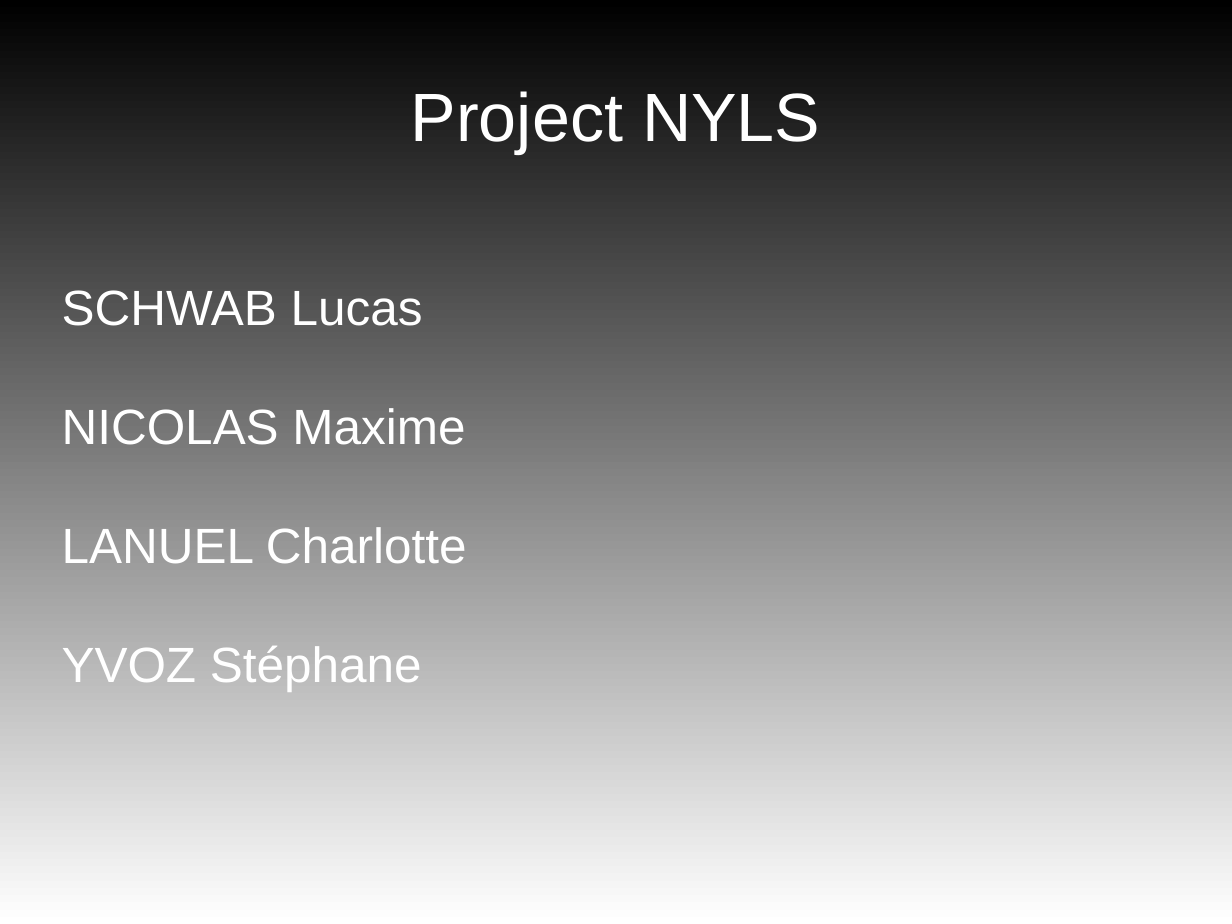
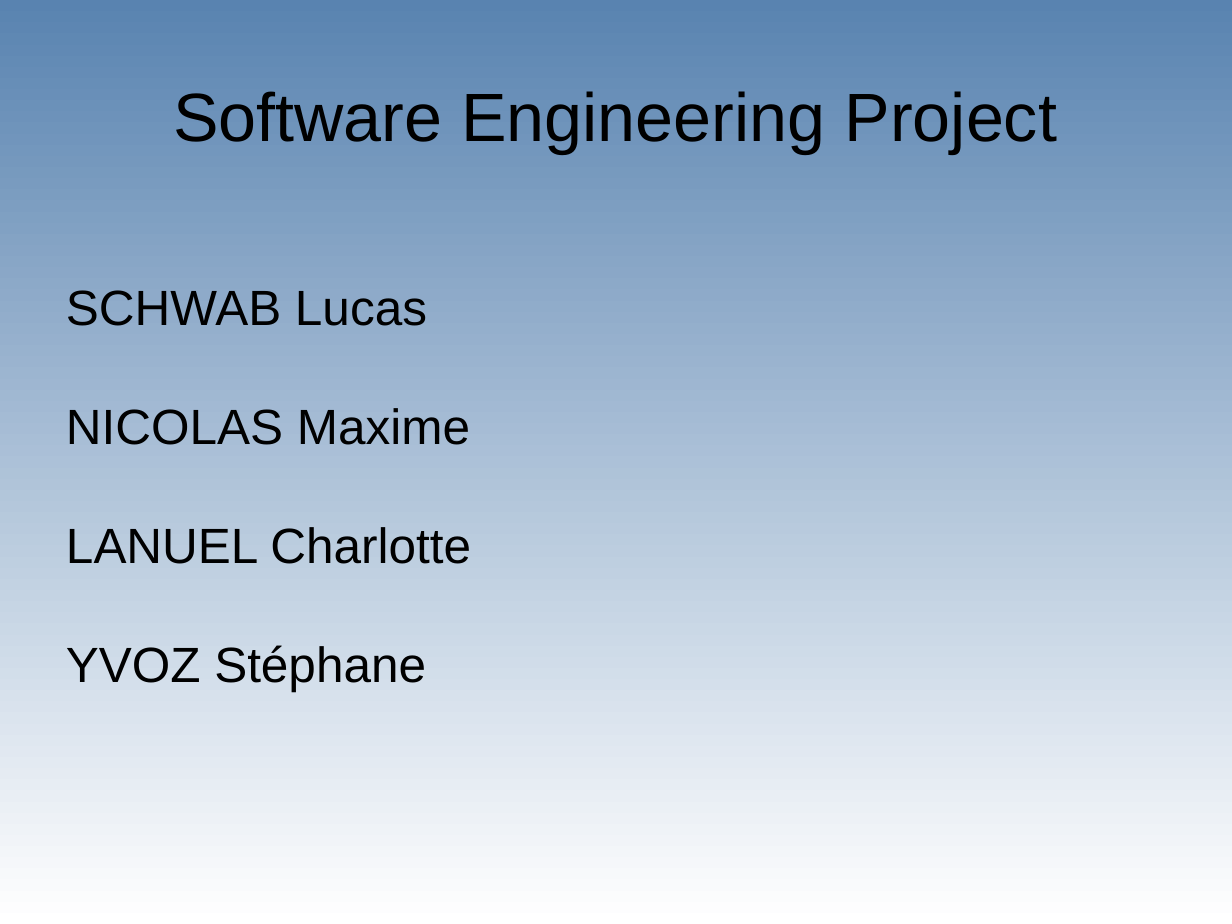
Before and after one commit to lukyky414/ACL2018_LAN-SCH, a slide deck: slide 1 of annexe/Presentation.odp. Drawn at 1232x924 pixels with LibreOffice and Linux fonts; fonts in the diff are those of the drawing. Boxes give left, top, right and bottom in pixels: in the first picture for what was removed or moved away, otherwise in the second. Text is boxed around its words. In the diff, an @@ line names an element or a change of style, - is before the commit and + after.

```diff
--- a/annexe/Presentation.odp
+++ b/annexe/Presentation.odp
@@ background gradient #000000 to #FFFFFF to gradient #5983B0 to #FFFFFF @@
@@ title at (x1=173, y1=91, x2=1057, y2=153): text changed; text colour #FFFFFF to #000000 @@
-Project NYLS
+Software Engineering Project
@@ subtitle "SCHWAB Lucas" at (x1=66, y1=290, x2=471, y2=691): text colour #FFFFFF to #000000 @@
```
Also in this commit, not shown: 8 other slides changed, 1 slide added, 1 slide removed, 1 other file.
